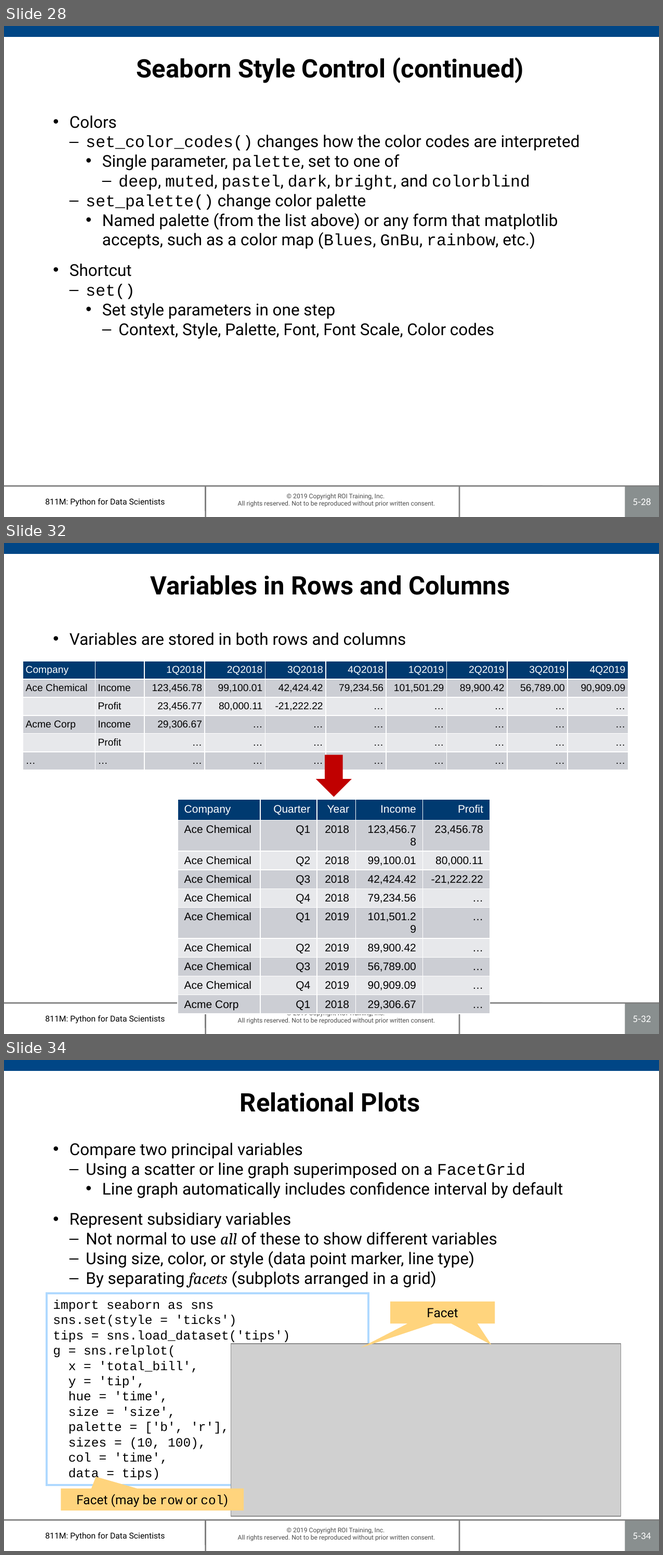
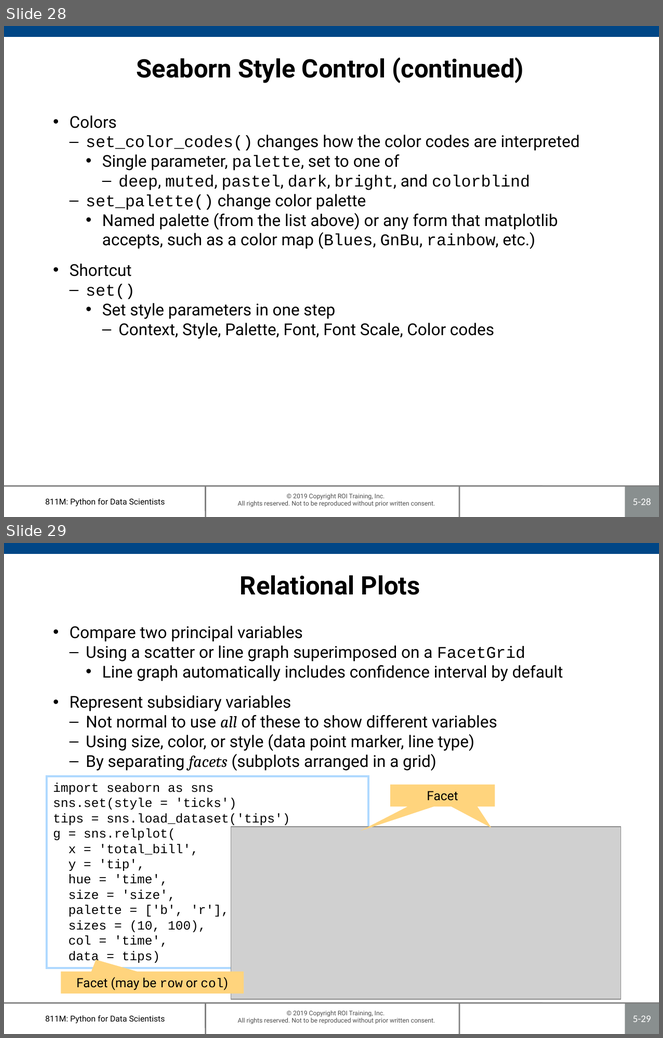
Before and after one commit to roitraining/PythonML, a slide deck: 811M-Ch05_PlottingAndVisualization.pptx. Shown one above the other, each under a label of ours: slides 28, 32 and 34 before the commit, slides 28 and 29 after it; the slides between them are not shown. The pictures are 663x1555 and 663x1038 pixels, drawn with LibreOffice and Linux fonts; fonts in the diff are those of the drawing; grey boxes stand for pictures; background and template pictures are left out. Boxes give left, top, right and bottom in pixels: in the first picture for what was removed or moved away, otherwise in the second. Text is boxed around its words. In the diff, an @@ line names an element or a change of style, - is before the commit and + after.

```diff
--- a/811M-Ch05_PlottingAndVisualization.pptx
+++ b/811M-Ch05_PlottingAndVisualization.pptx
@@ slide 32 removed at box(4, 543, 659, 1034), background #FFFFFF; not listed: 7 template elements that a slide beside it also shows @@
@@ title removed at box(150, 575, 510, 595) @@
-Variables in Rows and Columns
@@ text removed at box(70, 632, 406, 645) @@
-• Variables are stored in both rows and columns
@@ table removed at box(23, 661, 626, 772), 6 rows, 10 columns @@
-Company |  | 1Q2018 | 2Q2018 | 3Q2018 | 4Q2018 | 1Q2019 | 2Q2019 | 3Q2019 | 4Q2019
-Ace Chemical | Income | 123,456.78 | 99,100.01 | 42,424.42 | 79,234.56 | 101,501.29 | 89,900.42 | 56,789.00 | 90,909.09
- | Profit | 23,456.77 | 80,000.11 | -21,222.22 | … | … | … | … | …
-Acme Corp | Income | 29,306.67 | … | … | … | … | … | … | …
- | Profit | … | … | … | … | … | … | … | …
-… | … | … | … | … | … | … | … | … | …
@@ right arrow removed at box(315, 755, 351, 797) @@
@@ table removed at box(178, 800, 490, 1013), 10 rows, 5 columns @@
-Company | Quarter | Year | Income | Profit
-Ace Chemical | Q1 | 2018 | 123,456.78 | 23,456.78
-Ace Chemical | Q2 | 2018 | 99,100.01 | 80,000.11
-Ace Chemical | Q3 | 2018 | 42,424.42 | -21,222.22
-Ace Chemical | Q4 | 2018 | 79,234.56 | …
-Ace Chemical | Q1 | 2019 | 101,501.29 | …
-Ace Chemical | Q2 | 2019 | 89,900.42 | …
-Ace Chemical | Q3 | 2019 | 56,789.00 | …
-Ace Chemical | Q4 | 2019 | 90,909.09 | …
-Acme Corp | Q1 | 2018 | 29,306.67 | …
@@ what was slide 34 is now slide 29 @@
@@ page number at box(633, 1016, 651, 1022): text changed @@
-5-34
+5-29
```
Also in this commit, not shown: 4 other slides removed, 1 other file.
